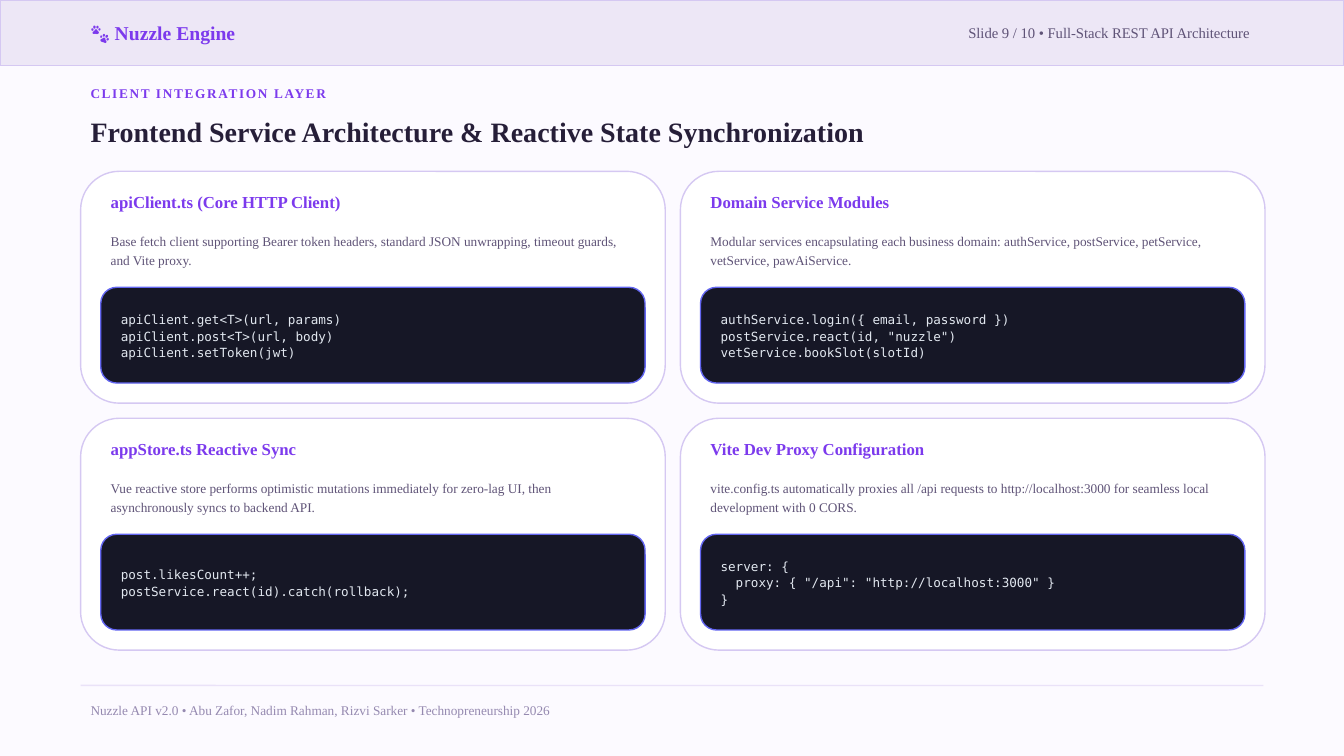
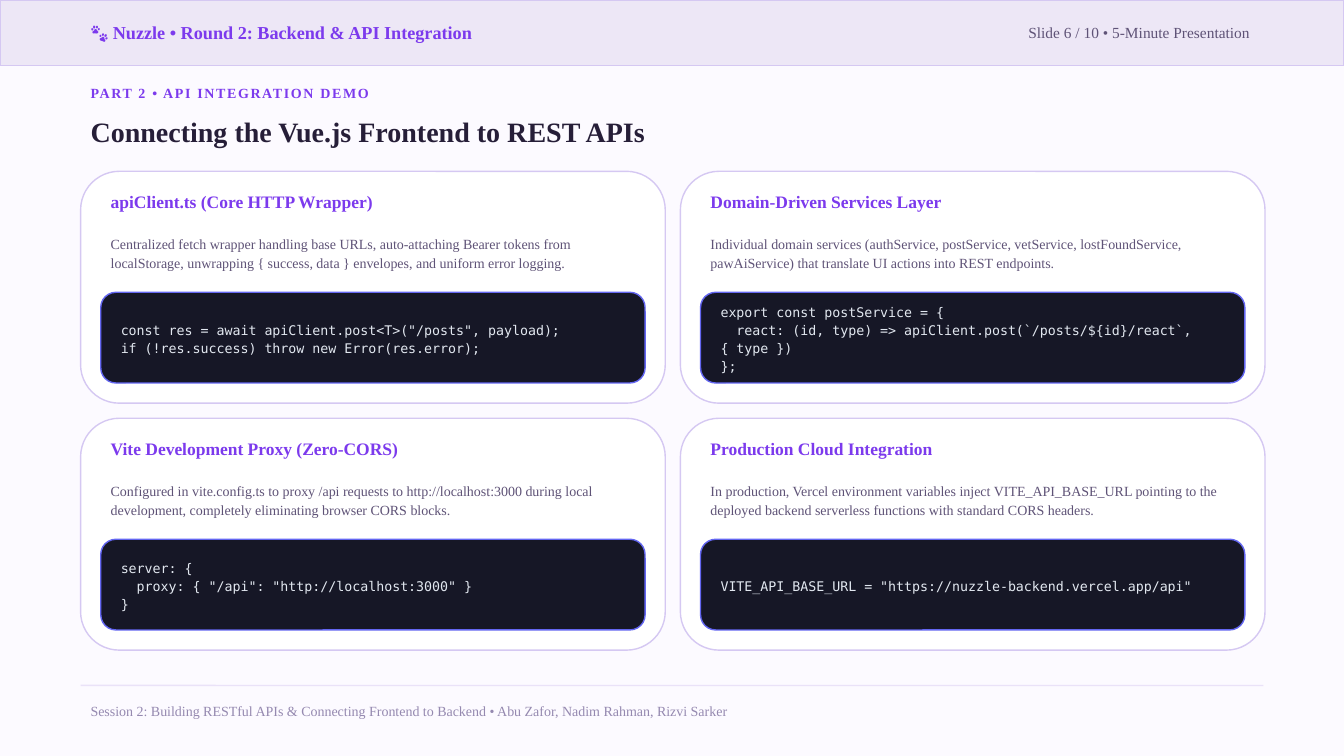
Before and after one commit to zafor2002/nuzzle-, a slide deck: slide 6 of presentation/Nuzzle_REST_API_Architecture.pptx (slide 9 before the commit). Drawn at 1344x756 pixels with LibreOffice and Linux fonts; fonts in the diff are those of the drawing. Boxes give left, top, right and bottom in pixels: in the first picture for what was removed or moved away, otherwise in the second. Text is boxed around its words. In the diff, an @@ line names an element or a change of style, - is before the commit and + after.

Commit message:
feat(frontend): add PawDoctor conversational triage UI, architecture modal, and API integration

```diff
--- a/presentation/Nuzzle_REST_API_Architecture.pptx
+++ b/presentation/Nuzzle_REST_API_Architecture.pptx
@@ text at [113, 26, 472, 43]: text changed; size 14 to 13 pt @@
-🐾 Nuzzle Engine
+🐾 Nuzzle • Round 2: Backend & API Integration
@@ text at [1028, 27, 1249, 38]: text changed; size 10.5 to 11 pt @@
-Slide 9 / 10 • Full-Stack REST API Architecture
+Slide 6 / 10 • 5-Minute Presentation
@@ text at [138, 88, 340, 499]: text changed; size 9.5 to 10 pt @@
-CLIENT INTEGRATION LAYER
+PART 2 • API INTEGRATION DEMO
@@ text at [91, 122, 645, 147]: text changed @@
-Frontend Service Architecture & Reactive State Synchronization
+Connecting the Vue.js Frontend to REST APIs
@@ text at [111, 196, 372, 212]: text changed; size 12 to 12.5 pt @@
-apiClient.ts (Core HTTP Client)
+apiClient.ts (Core HTTP Wrapper)
@@ text at [710, 196, 942, 212]: text changed; size 12 to 12.5 pt @@
-Domain Service Modules
+Domain-Driven Services Layer
@@ text at [111, 239, 571, 271]: text changed; size 9.5 to 10 pt @@
-Base fetch client supporting Bearer token headers, standard JSON unwrapping, timeout guards, and Vite proxy.
+Centralized fetch wrapper handling base URLs, auto-attaching Bearer tokens from localStorage, unwrapping { success, data } envelopes, and uniform error logging.
@@ text at [710, 239, 1181, 271]: text changed; size 9.5 to 10 pt @@
-Modular services encapsulating each business domain: authService, postService, petService, vetService, pawAiService.
+Individual domain services (authService, postService, vetService, lostFoundService, pawAiService) that translate UI actions into REST endpoints.
@@ rounded rectangle: place and size @@
-rounded rectangle at [101, 287, 645, 383]
+rounded rectangle at [101, 292, 645, 383]
@@ rounded rectangle: place and size @@
-rounded rectangle at [701, 287, 1245, 383]
+rounded rectangle at [701, 292, 1245, 383]
@@ text at [121, 325, 560, 355]: text changed; size 9 to 9.5 pt @@
-apiClient.get<T>(url, params)
-apiClient.post<T>(url, body)
-apiClient.setToken(jwt)
+const res = await apiClient.post<T>("/posts", payload);
+if (!res.success) throw new Error(res.error);
@@ text at [721, 307, 1192, 356]: text changed; size 9 to 9.5 pt @@
-authService.login({ email, password })
-postService.react(id, "nuzzle")
-vetService.bookSlot(slotId)
+export const postService = {
+react: (id, type) => apiClient.post(`/posts/${id}/react`, { type })
+};
@@ text at [111, 443, 398, 459]: text changed; size 12 to 12.5 pt @@
-appStore.ts Reactive Sync
+Vite Development Proxy (Zero-CORS)
@@ text at [710, 443, 932, 459]: text changed; size 12 to 12.5 pt @@
-Vite Dev Proxy Configuration
+Production Cloud Integration
@@ text at [111, 486, 592, 518]: text changed; size 9.5 to 10 pt @@
-Vue reactive store performs optimistic mutations immediately for zero-lag UI, then asynchronously syncs to backend API.
+Configured in vite.config.ts to proxy /api requests to http://localhost:3000 during local development, completely eliminating browser CORS blocks.
@@ text at [710, 486, 1217, 518]: text changed; size 9.5 to 10 pt @@
-vite.config.ts automatically proxies all /api requests to http://localhost:3000 for seamless local development with 0 CORS.
+In production, Vercel environment variables inject VITE_API_BASE_URL pointing to the deployed backend serverless functions with standard CORS headers.
@@ rounded rectangle: place and size @@
-rounded rectangle at [101, 534, 645, 630]
+rounded rectangle at [101, 539, 645, 630]
@@ rounded rectangle: place and size @@
-rounded rectangle at [701, 534, 1245, 630]
+rounded rectangle at [701, 539, 1245, 630]
@@ text at [121, 565, 456, 594]: text changed; size 9 to 9.5 pt @@
-post.likesCount++;
-postService.react(id).catch(rollback);
+server: {
+proxy: { "/api": "http://localhost:3000" }
+}
@@ text at [721, 581, 1191, 594]: text changed; size 9 to 9.5 pt @@
-server: {
-proxy: { "/api": "http://localhost:3000" }
-}
+VITE_API_BASE_URL = "https://nuzzle-backend.vercel.app/api"
@@ text at [91, 706, 727, 719]: text changed; size 9.5 to 10 pt @@
-Nuzzle API v2.0 • Abu Zafor, Nadim Rahman, Rizvi Sarker • Technopreneurship 2026
+Session 2: Building RESTful APIs & Connecting Frontend to Backend • Abu Zafor, Nadim Rahman, Rizvi Sarker
```
Also in this commit, not shown: 5 other slides changed, 4 slides added, 4 slides removed, 17 other files.
